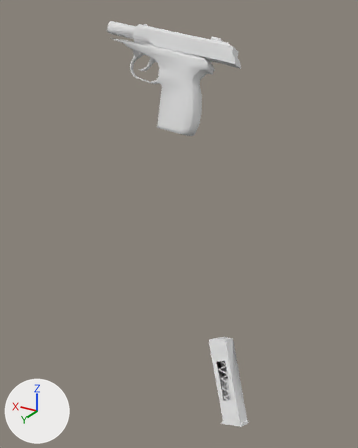
Before and after pictures for a commit that changed the OBJ model Vertex_Animation_Compiler/Assets/Makarov_Pistol_Reload171.obj.
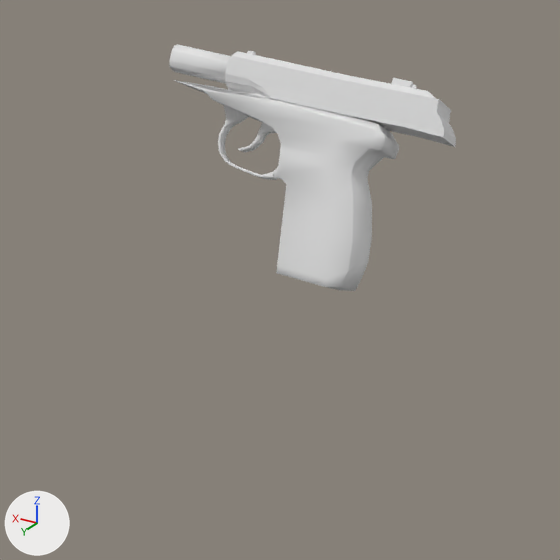
The first picture shows the older version from a camera (50 mm lens) standing at (0.025, 0.43, -0.014) and looking at (0.295, -0.019, -0.238). The close-ups show both versions on the part from 8% to 81% of the width and 0% to 58% of the height of that picture; other places that the commit changed are outside them. Arrows for +X, +Y and +Z are at lower left; the lights stay in place. Where no turn or scale is listed for an object, it has been applied to the vertices.

The first close-up shows 'Rest_of_the_gun_Sphere', 'Top_Slider_Sphere.001'.
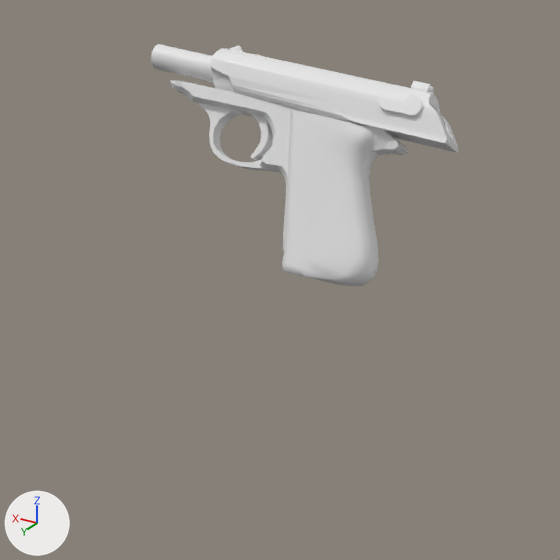
The change in detail:
me_rest_of_the_gun_sphere is used by ob_rest_of_the_gun_sphere; location (0.0, 0.0, 0.0).
me_rest_of_the_gun_sphere had 272 vertices, 525 faces and spanned x 0.3114..0.4582, y -0.1385..-0.0828, z -0.1592..-0.0257.
me_rest_of_the_gun_sphere now has 446 vertices, 876 faces and spans x 0.312..0.4723, y -0.1378..-0.0858, z -0.1555..-0.0257.
me_rest_of_the_gun_sphere part 1: the loose piece of 212 vertices spanning x 0.3114..0.4572, y -0.1385..-0.0828, z -0.1592..-0.0454 is rebuilt with 198 vertices and now spans x 0.312..0.3751, y -0.1378..-0.0858, z -0.1555..-0.0589.
me_rest_of_the_gun_sphere part 2: the loose piece of 24 vertices spanning x 0.4086..0.4582, y -0.1295..-0.1089, z -0.0491..-0.0257 is rebuilt with 128 vertices and now spans x 0.4094..0.4723, y -0.1293..-0.1094, z -0.0498..-0.0257.
me_rest_of_the_gun_sphere part 3: a new loose piece of 76 vertices spanning x 0.3854..0.4375, y -0.1204..-0.1029, z -0.0948..-0.0569.
me_rest_of_the_gun_sphere part 4: a new loose piece of 44 vertices spanning x 0.3872..0.4022, y -0.1244..-0.1068, z -0.0889..-0.0571.
me_rest_of_the_gun_sphere part 5: 36 vertices removed from x 0.3839..0.4074, y -0.1192..-0.1065, z -0.0847..-0.0671.
me_rest_of_the_gun_sphere part 6: the surface is now shaded flat.
me_top_slider_sphere_001 is used by ob_top_slider_sphere_001; location (0.0, 0.0, 0.0).
me_top_slider_sphere_001 had 131 vertices, 237 faces and spanned x 0.2788..0.4181, y -0.1467..-0.1085, z -0.0778..-0.0287.
me_top_slider_sphere_001 now has 222 vertices, 428 faces and spans x 0.2773..0.4291, y -0.1456..-0.1079, z -0.0809..-0.0261.
me_top_slider_sphere_001 part 7: the loose piece of 76 vertices spanning x 0.2788..0.4181, y -0.1467..-0.1085, z -0.0778..-0.029 is rebuilt with 142 vertices and now spans x 0.2773..0.4291, y -0.1456..-0.1079, z -0.0809..-0.0276.
me_top_slider_sphere_001 part 8: a new loose piece of 36 vertices spanning x 0.2936..0.318, y -0.1245..-0.1158, z -0.0612..-0.0501.
me_top_slider_sphere_001 part 9: a new loose piece of 24 vertices spanning x 0.2953..0.307, y -0.1412..-0.1297, z -0.0523..-0.043.
me_top_slider_sphere_001 part 10: a new loose piece of 20 vertices spanning x 0.4138..0.4221, y -0.1266..-0.1233, z -0.0303..-0.0261.
me_top_slider_sphere_001 part 11: 29 vertices removed from x 0.3049..0.3179, y -0.1395..-0.1285, z -0.0496..-0.0416.
Mesh me_rest_of_the_gun_sphere_001 is new.
It has 166 vertices, 324 faces and spans x 0.306..0.458, y -0.139..-0.091, z -0.142..-0.045.
Object 'Rest_of_the_gun_Sphere.001' (ob_rest_of_the_gun_sphere_001) is new; it shows me_rest_of_the_gun_sphere_001.
Its location is (0.0, 0.0, 0.0).

Changed parts and their boxes [x1, y1, x2, y2] in the close-ups (560 x 560 px):
'Rest_of_the_gun_Sphere', reshaped
    before: [169, 45, 399, 291]
    after: [151, 44, 379, 286]
'Top_Slider_Sphere.001', reshaped (8% wider, 11% taller)
    before: [225, 51, 456, 147]
    after: [210, 46, 459, 153]
'Rest_of_the_gun_Sphere.001', added
    after: [170, 80, 408, 251]
part 1 of me_rest_of_the_gun_sphere, rebuilt (57% narrower, 16% shorter)
    before: [174, 80, 399, 291]
    after: [282, 109, 379, 286]
part 2 of me_rest_of_the_gun_sphere, rebuilt
    before: [169, 45, 231, 84]
    after: [151, 44, 213, 82]
part 3 of me_rest_of_the_gun_sphere, added
    after: [198, 102, 270, 171]
part 4 of me_rest_of_the_gun_sphere, added
    after: [250, 114, 273, 160]
part 5 of me_rest_of_the_gun_sphere, deleted
    before: [238, 122, 276, 152]
part 7 of me_top_slider_sphere_001, rebuilt (8% wider, 9% taller)
    before: [225, 51, 456, 147]
    after: [210, 48, 459, 153]
part 8 of me_top_slider_sphere_001, added
    after: [379, 96, 423, 117]
part 9 of me_top_slider_sphere_001, added
    after: [410, 81, 434, 93]
part 10 of me_top_slider_sphere_001, added
    after: [230, 46, 243, 52]
part 11 of me_top_slider_sphere_001, deleted
    before: [391, 78, 417, 89]
